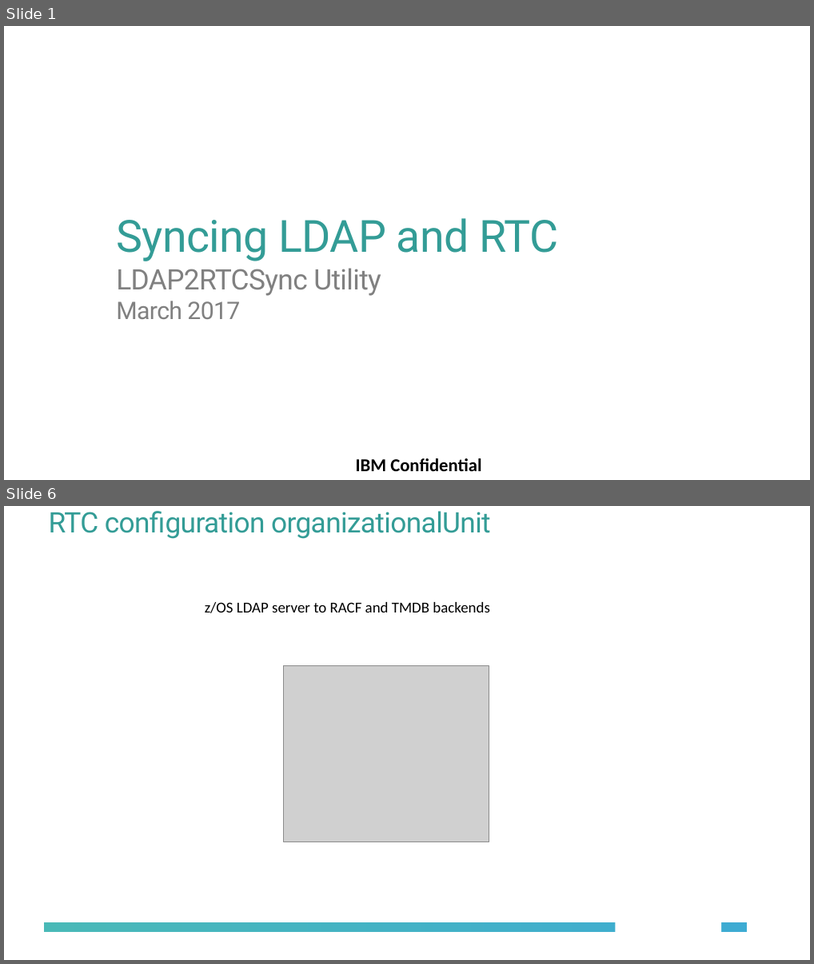
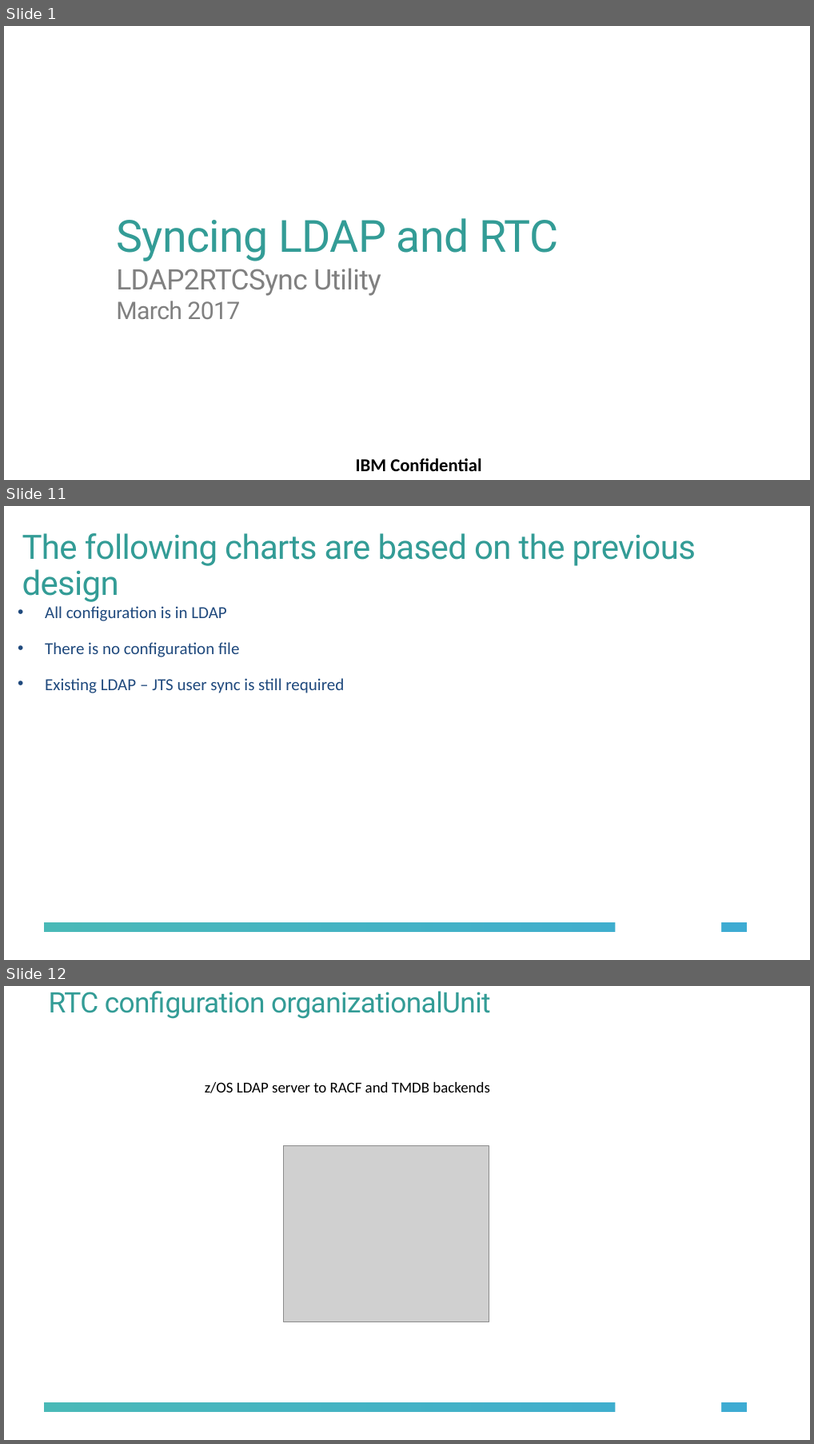
Before and after one commit to jamsden/CE4IoTConnector, a slide deck: LDAP-RTC-Sync/docs/LDAP-RTCSync.pptx. Shown one above the other, each under a label of ours: slides 1 and 6 before the commit, slides 1, 11 and 12 after it; the slides between them are not shown. The pictures are 814x964 and 814x1444 pixels, drawn with LibreOffice and Linux fonts; fonts in the diff are those of the drawing; grey boxes stand for pictures; background and template pictures are left out. Boxes give left, top, right and bottom in pixels: in the first picture for what was removed or moved away, otherwise in the second. Text is boxed around its words. In the diff, an @@ line names an element or a change of style, - is before the commit and + after.

```diff
--- a/LDAP-RTC-Sync/docs/LDAP-RTCSync.pptx
+++ b/LDAP-RTC-Sync/docs/LDAP-RTCSync.pptx
@@ slide 11 added at (x1=4, y1=506, x2=810, y2=960), background #FFFFFF; not listed: 2 template elements that a slide beside it also shows @@
@@ title added at (x1=22, y1=533, x2=696, y2=602), 40 pt, text #339C96 @@
+The following charts are based on the previous design
@@ text added at (x1=45, y1=606, x2=344, y2=693), 20 pt, text #1F497D @@
+• All configuration is in LDAP
+• There is no configuration file
+• Existing LDAP – JTS user sync is still required
@@ what was slide 6 is now slide 12 @@
```
Also in this commit, not shown: 10 slides changed, 3 other slides added, 9 other files.
